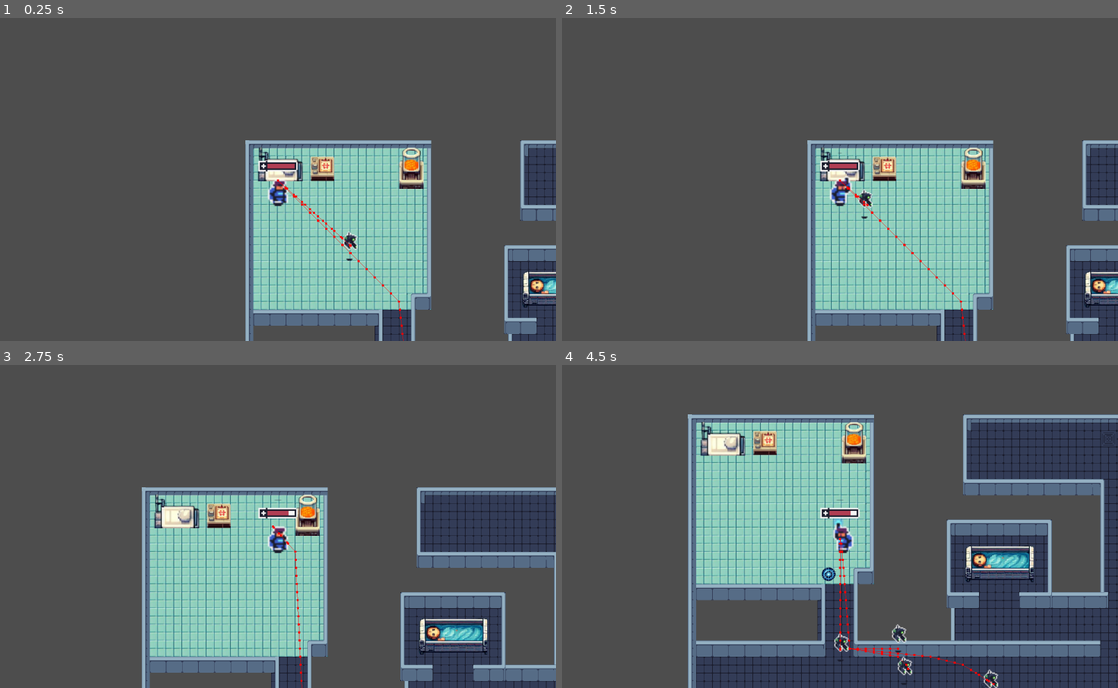
Above: before the commit, frames 1-4 (two rows, left to right).
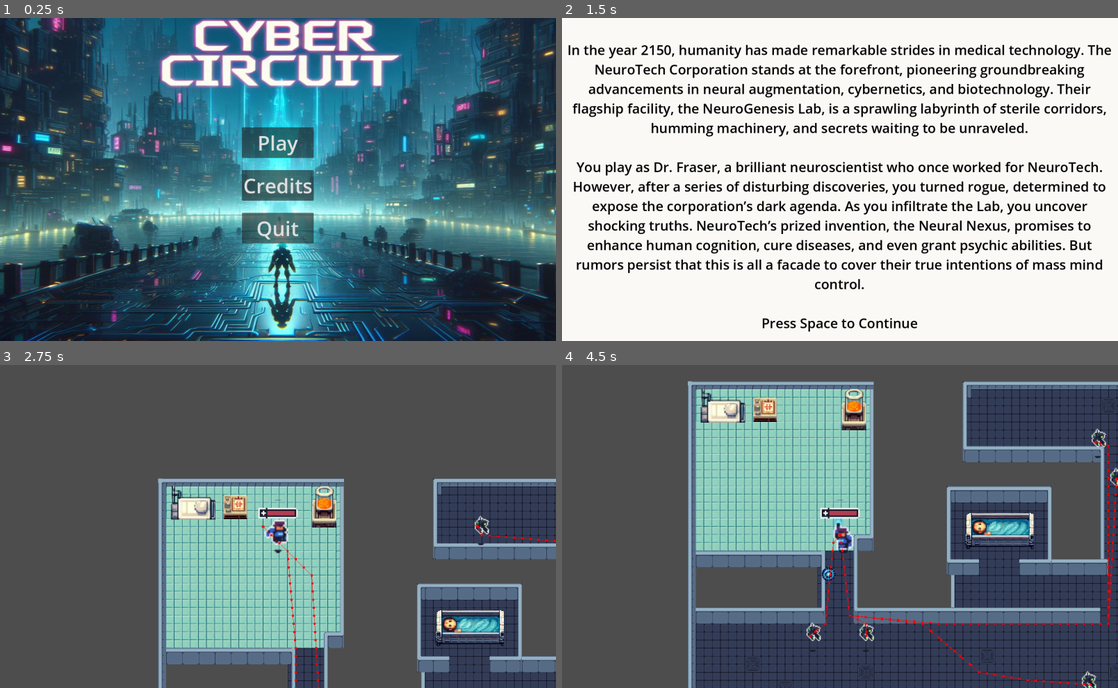
Above: after the commit, the same moments.

Repository: Colepark2002/CSC378-FinalProject
Game: Godot game, scene res://Scenes/HUD/main_menu.tscn
Same seed, same stepped clock (60 frames per second), same inputs: the game is played once before the commit and once after it. Before the commit the project starts from res://assets/main.tscn.
Inputs (mouse positions are in pixels of both pictures, inside the frame that each line leads up to):
- Up to frame 1 (0.25 s): no input
- Up to frame 2 (1.5 s): click (840, 185) at 0.5 s, where only the run after the commit has a clickable "Credits"; click (840, 143) at 1.25 s, where only the run after the commit has a clickable "Play"
- Up to frame 3 (2.75 s): move the mouse to (400, 510) at 2.02 s; hold D (right) from 2.03 s (still down); tap Space (shoot) at 2.1 s
- Up to frame 4 (4.5 s): move the mouse to (728, 542) at 2.77 s; release D (right) at 2.78 s; hold Down (down) 2.78-3.53 s; tap Space (shoot) at 2.85, 3.6, 4.35 s; move the mouse to (895, 455) at 3.52 s; hold D (right) 3.53-4.28 s; move the mouse to (812, 591) at 4.27 s; hold Up (up) from 4.28 s (still down)

The runs differ from the first frame. In frame 1, 97% of the frame differs, in the area x 0-100%, y 0-100%; in frame 2, 98%; in frame 3, 22%; in frame 4, 35%.

Commit message:
Save After Milestone 2

Diff:
--- /dev/null
+++ b/Main_Menu.gd
@@ -0,0 +1,14 @@
+extends Control
+
+
+
+func _on_play_pressed():
+	get_tree().change_scene_to_file("res://Scenes/HUD/story_screen.tscn")
+
+
+func _on_credits_pressed():
+	pass # Replace with function body.
+
+
+func _on_quit_pressed():
+	get_tree().quit()
--- /dev/null
+++ b/Scenes/HUD/main_menu.tscn
@@ -0,0 +1,88 @@
+[gd_scene load_steps=4 format=3 uid="uid://d4xoynqejqrn"]
+
+[ext_resource type="Script" path="res://Main_Menu.gd" id="1_fudhy"]
+[ext_resource type="Texture2D" uid="uid://cadoufktl6gug" path="res://assets/UI/TitleScreen.png" id="2_8m74t"]
+
+[sub_resource type="SystemFont" id="SystemFont_85lk8"]
+
+[node name="Main_Menu" type="Control"]
+layout_mode = 3
+anchors_preset = 15
+anchor_right = 1.0
+anchor_bottom = 1.0
+grow_horizontal = 2
+grow_vertical = 2
+script = ExtResource("1_fudhy")
+
+[node name="TextureRect" type="TextureRect" parent="."]
+layout_mode = 1
+anchors_preset = 15
+anchor_right = 1.0
+anchor_bottom = 1.0
+grow_horizontal = 2
+grow_vertical = 2
+texture = ExtResource("2_8m74t")
+
+[node name="MarginContainer" type="MarginContainer" parent="."]
+layout_mode = 1
+anchors_preset = 15
+anchor_right = 1.0
+anchor_bottom = 1.0
+grow_horizontal = 2
+grow_vertical = 2
+theme_override_constants/margin_left = 12
+theme_override_constants/margin_top = 12
+theme_override_constants/margin_right = 12
+theme_override_constants/margin_bottom = 12
+
+[node name="VBoxContainer" type="VBoxContainer" parent="MarginContainer"]
+layout_mode = 2
+theme_override_constants/separation = 60
+
+[node name="Seperator" type="Control" parent="MarginContainer/VBoxContainer"]
+layout_mode = 2
+
+[node name="HBoxContainer" type="HBoxContainer" parent="MarginContainer"]
+layout_mode = 2
+alignment = 1
+
+[node name="VBoxContainer" type="VBoxContainer" parent="MarginContainer/HBoxContainer"]
+layout_mode = 2
+theme_override_constants/separation = 18
+alignment = 1
+
+[node name="Seperator3" type="Control" parent="MarginContainer/HBoxContainer/VBoxContainer"]
+layout_mode = 2
+
+[node name="Seperator4" type="Control" parent="MarginContainer/HBoxContainer/VBoxContainer"]
+layout_mode = 2
+
+[node name="Play" type="Button" parent="MarginContainer/HBoxContainer/VBoxContainer"]
+layout_mode = 2
+theme_override_fonts/font = SubResource("SystemFont_85lk8")
+theme_override_font_sizes/font_size = 60
+text = "Play
+"
+
+[node name="Seperator" type="Control" parent="MarginContainer/HBoxContainer/VBoxContainer"]
+layout_mode = 2
+
+[node name="Credits" type="Button" parent="MarginContainer/HBoxContainer/VBoxContainer"]
+layout_mode = 2
+theme_override_fonts/font = SubResource("SystemFont_85lk8")
+theme_override_font_sizes/font_size = 60
+text = "Credits
+"
+
+[node name="Seperator2" type="Control" parent="MarginContainer/HBoxContainer/VBoxContainer"]
+layout_mode = 2
+
+[node name="Quit" type="Button" parent="MarginContainer/HBoxContainer/VBoxContainer"]
+layout_mode = 2
+theme_override_fonts/font = SubResource("SystemFont_85lk8")
+theme_override_font_sizes/font_size = 60
+text = "Quit"
+
+[connection signal="pressed" from="MarginContainer/HBoxContainer/VBoxContainer/Play" to="." method="_on_play_pressed"]
+[connection signal="pressed" from="MarginContainer/HBoxContainer/VBoxContainer/Credits" to="." method="_on_credits_pressed"]
+[connection signal="pressed" from="MarginContainer/HBoxContainer/VBoxContainer/Quit" to="." method="_on_quit_pressed"]
--- /dev/null
+++ b/Scenes/HUD/story_screen.gd
@@ -0,0 +1,7 @@
+extends Control
+
+
+
+func _process(_delta):
+	if Input.is_action_just_pressed("shoot"):
+		get_tree().change_scene_to_file("res://assets/main.tscn")
--- /dev/null
+++ b/Scenes/HUD/story_screen.tscn
@@ -0,0 +1,36 @@
+[gd_scene load_steps=2 format=3 uid="uid://cudgis70amu4d"]
+
+[ext_resource type="Script" path="res://Scenes/HUD/story_screen.gd" id="1_ejilo"]
+
+[node name="Story_Screen" type="Control"]
+layout_mode = 3
+anchors_preset = 15
+anchor_right = 1.0
+anchor_bottom = 1.0
+grow_horizontal = 2
+grow_vertical = 2
+script = ExtResource("1_ejilo")
+
+[node name="ColorRect" type="ColorRect" parent="."]
+layout_mode = 1
+anchors_preset = 15
+anchor_right = 1.0
+anchor_bottom = 1.0
+grow_horizontal = 2
+grow_vertical = 2
+color = Color(0.980392, 0.976471, 0.964706, 1)
+
+[node name="Label" type="Label" parent="."]
+layout_mode = 0
+offset_top = 67.0
+offset_right = 1648.0
+offset_bottom = 960.0
+theme_override_colors/font_color = Color(0, 0, 0, 1)
+theme_override_font_sizes/font_size = 40
+text = "In the year 2150, humanity has made remarkable strides in medical technology. The NeuroTech Corporation stands at the forefront, pioneering groundbreaking advancements in neural augmentation, cybernetics, and biotechnology. Their flagship facility, the NeuroGenesis Lab, is a sprawling labyrinth of sterile corridors, humming machinery, and secrets waiting to be unraveled.
+
+You play as Dr. Fraser, a brilliant neuroscientist who once worked for NeuroTech. However, after a series of disturbing discoveries, you turned rogue, determined to expose the corporation’s dark agenda. As you infiltrate the Lab, you uncover shocking truths. NeuroTech’s prized invention, the Neural Nexus, promises to enhance human cognition, cure diseases, and even grant psychic abilities. But rumors persist that this is all a facade to cover their true intentions of mass mind control.
+
+Press Space to Continue"
+horizontal_alignment = 1
+autowrap_mode = 2
--- a/Scenes/entities/Enemies/Enemy.gd
+++ b/Scenes/entities/Enemies/Enemy.gd
@@ -50,7 +50,6 @@
 	pass
 
 func take_damage(dmg : int):
-	print("Enemy Took Damage: %d" % [dmg])
 	health -= dmg
 	if health < 0:
 		is_dead = true
--- a/Scenes/main_character.gd
+++ b/Scenes/main_character.gd
@@ -67,7 +67,6 @@
 		return null
 
 func take_damage(dmg : int):
-	print("Player Took Damage: %d" % [dmg])
 	health -= dmg
 	var healthBar = $HealthBar
 	if healthBar:
--- a/assets/main.gd
+++ b/assets/main.gd
@@ -4,11 +4,11 @@
 # Called when the node enters the scene tree for the first time.
 func _ready():
 	add_child(GameMaster.spawn_current_player())
-	add_child(GameMaster.spawn_enemy(200, 200))
-	add_child(GameMaster.spawn_enemy(400, 400))
-	add_child(GameMaster.spawn_enemy(600, 600))
-	add_child(GameMaster.spawn_enemy(800, 600))
+	add_child(GameMaster.spawn_enemy(1000, 100))
 	add_child(GameMaster.spawn_enemy(1000, 600))
+	add_child(GameMaster.spawn_enemy(20, 520))
+	add_child(GameMaster.spawn_enemy(500, 510 ))
+	add_child(GameMaster.spawn_enemy(600,40))
 
 
 # Called every frame. 'delta' is the elapsed time since the previous frame.
--- a/project.godot
+++ b/project.godot
@@ -11,7 +11,7 @@
 [application]
 
 config/name="FinalProject"
-run/main_scene="res://assets/main.tscn"
+run/main_scene="res://Scenes/HUD/main_menu.tscn"
 config/features=PackedStringArray("4.2", "Forward Plus")
 config/icon="res://assets/icon.svg"
 
Binary file added: assets/UI/TitleScreen.png
Not shown, added: assets/UI/TitleScreen.png.import
Not shown, added: export_presets.cfg
Not shown, added: Final Project - Milestone 2 Questions.pdf
Not shown, added: Milestone2.zip
Not shown, added: Milestone2t.zip
Not shown, added: game.exe
Not shown, added: game.pck
